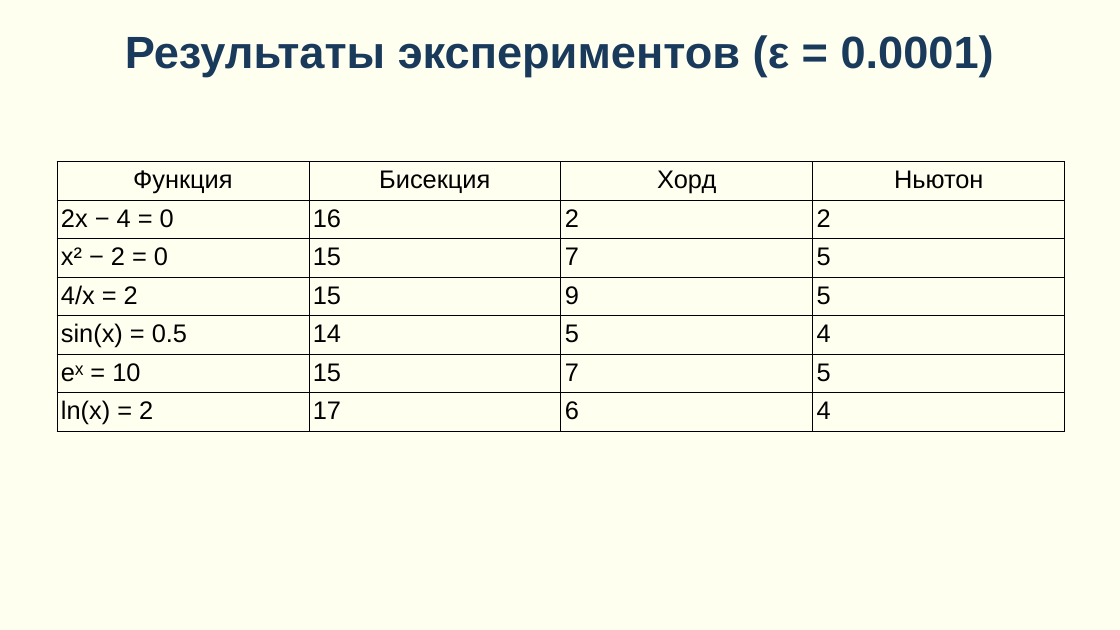
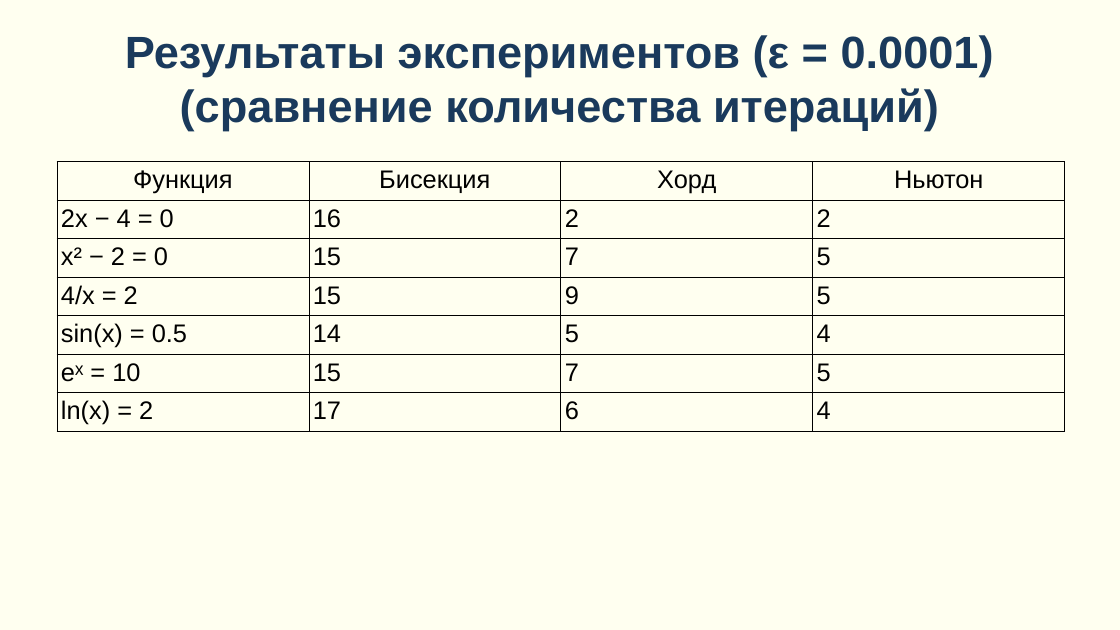
Before and after one commit to matveeu/Equation-solver, a slide deck: slide 14 of Презентация по проекту.pptx. Drawn at 1120x630 pixels with LibreOffice and Linux fonts; fonts in the diff are those of the drawing. Boxes give left, top, right and bottom in pixels: in the first picture for what was removed or moved away, otherwise in the second. Text is boxed around its words. In the diff, an @@ line names an element or a change of style, - is before the commit and + after.

```diff
--- a/Презентация по проекту.pptx
+++ b/Презентация по проекту.pptx
@@ title at (125,35,994,131): text changed @@
-Результаты экспериментов (ε = 0.0001)
+Результаты экспериментов (ε = 0.0001)
+(сравнение количества итераций)
```
Also in this commit, not shown: 6 other slides changed.
